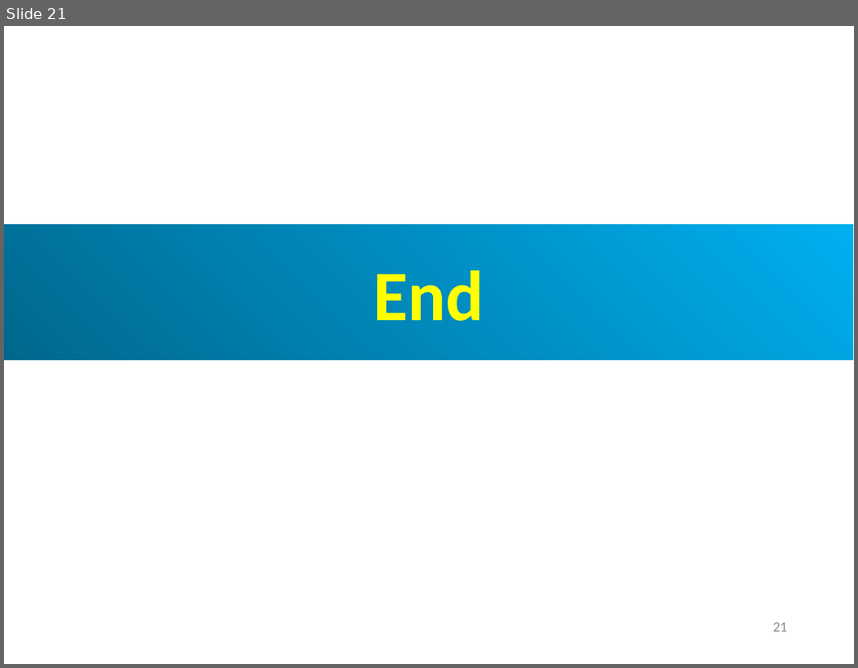
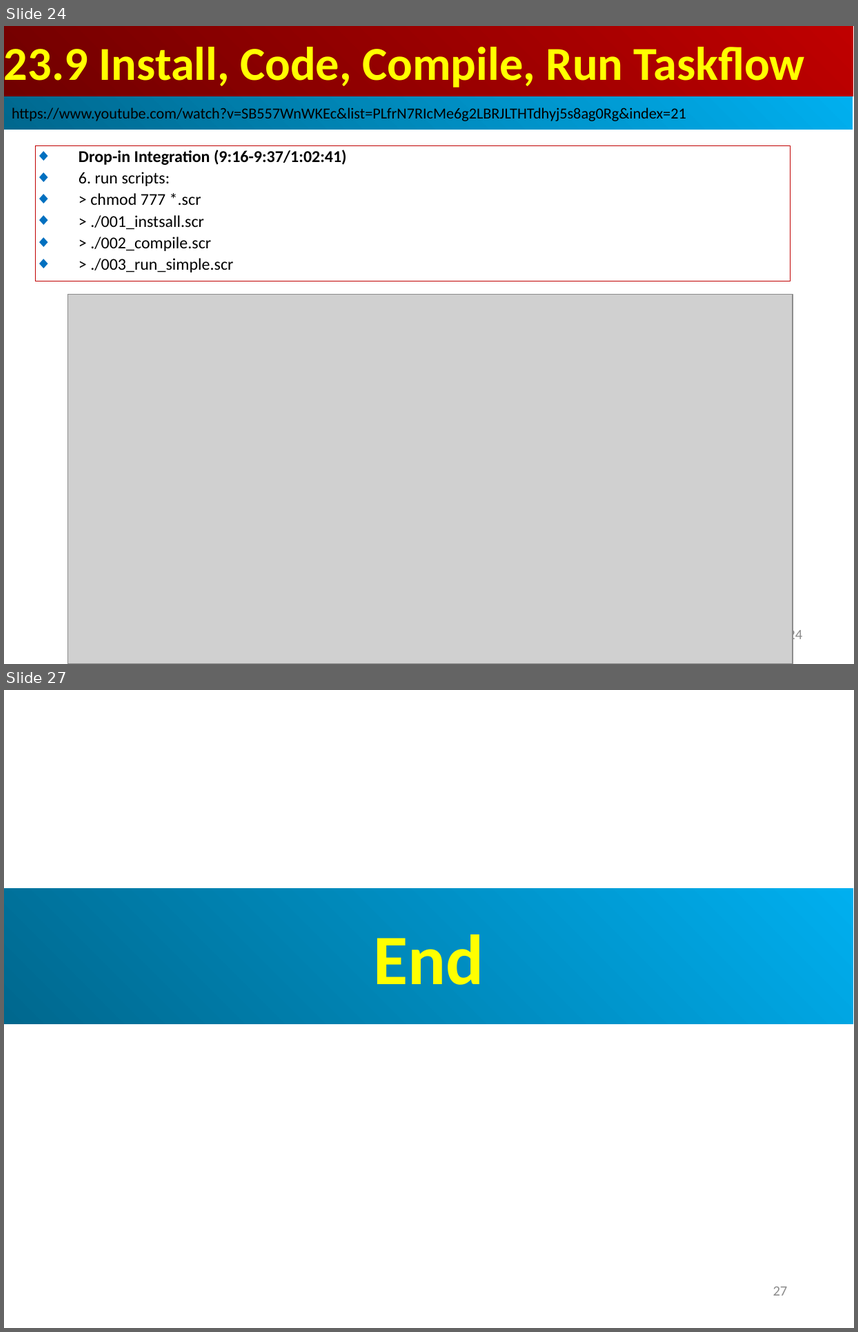
Before and after one commit to peterhchen/AIU_CS800_Chisel, a slide deck: 500_UCSC_HWD/023_Taskflow/000_Video/023.Taskflow.ppt. Shown one above the other, each under a label of ours: slide 21 before the commit, slides 24 and 27 after it; the slides between them are not shown. The pictures are 858x668 and 858x1332 pixels, drawn with LibreOffice and Linux fonts; fonts in the diff are those of the drawing; grey boxes stand for pictures. Boxes give left, top, right and bottom in pixels: in the first picture for what was removed or moved away, otherwise in the second. Text is boxed around its words. In the diff, an @@ line names an element or a change of style, - is before the commit and + after.

```diff
--- a/500_UCSC_HWD/023_Taskflow/000_Video/023.Taskflow.ppt
+++ b/500_UCSC_HWD/023_Taskflow/000_Video/023.Taskflow.ppt
@@ slide 24 added at (4, 26, 854, 664), background #FFFFFF @@
@@ rectangle added at (4, 26, 853, 96), fill gradient #BF0000 to #710000, 40 pt, text #FFFF00, bold @@
+23.9 Install, Code, Compile, Run Taskflow
@@ rectangle added at (4, 96, 853, 129), fill gradient #00AFEF to #00688E, 13 pt, text #000000 @@
+https://www.youtube.com/watch?v=SB557WnWKEc&list=PLfrN7RIcMe6g2LBRJLTHTdhyj5s8ag0Rg&index=21
@@ rectangle added at (36, 146, 791, 281), outline #C00000 0.74 pt, 14 pt, text #000000 @@
+◆ Drop-in Integration (9:16-9:37/1:02:41)
+◆ 6. run scripts:
+◆ > chmod 777 *.scr
+◆ > ./001_instsall.scr
+◆ > ./002_compile.scr
+◆ > ./003_run_simple.scr
@@ picture added at (67, 294, 793, 664) @@
@@ page number added at (788, 627, 802, 643), 12 pt, text #8B8B8B @@
+24
@@ what was slide 21 is now slide 27 @@
@@ page number at (773, 1286, 788, 1295): text changed @@
-21
+27
```
Also in this commit, not shown: 2 slides changed, 5 other slides added.
